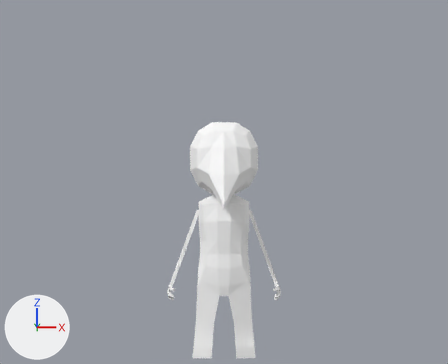
A saved change to the Blender file Resources/enemies/impKing/impKingBlend.blend.
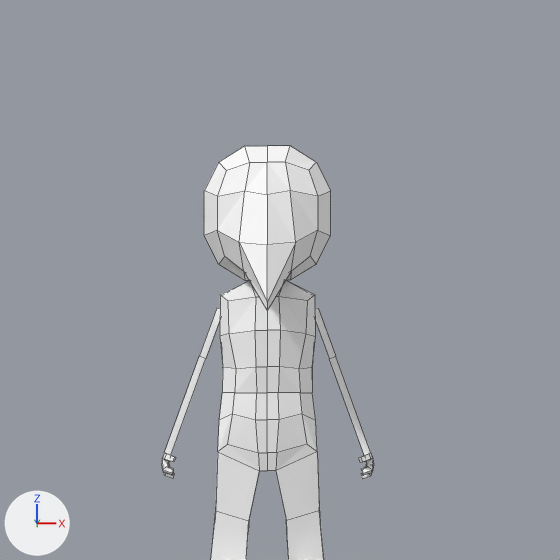
Each version appears first from the file's camera 'Camera.001', and next in a close-up on the part from 18% to 85% of the width and 12% to 94% of the height. Lighting does not change. The marker at lower left points along +X, +Y and +Z. The close-ups show mesh edges as thin lines.
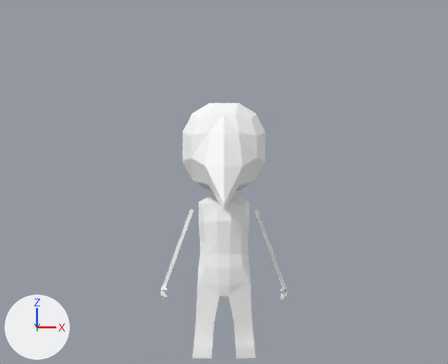
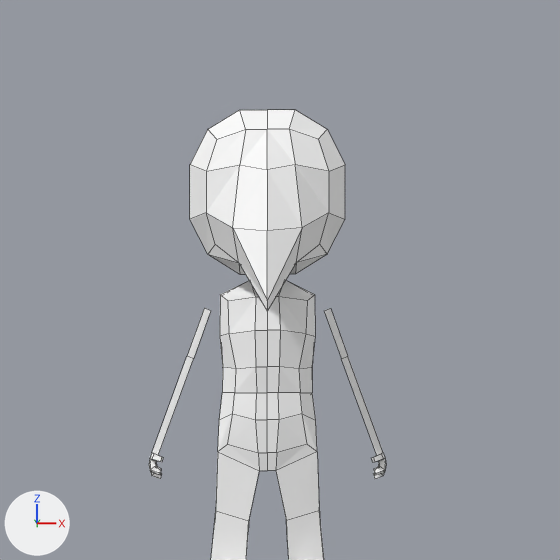
Boxes (x1, y1, x2, y2) around the edits, measured in the close-ups (560 x 560 px; the box of a moved part takes in the faces that stretch with it):
'Cube.018', reshaped: before (161, 146, 374, 560); after (149, 110, 386, 560)
part 1 of me_cube_018, moved or reshaped: before (315, 308, 374, 479); after (324, 308, 386, 479)
part 2 of me_cube_018, moved or reshaped: before (161, 308, 220, 479); after (149, 308, 211, 479)
part 3 of me_cube_018, rebuilt (22% wider, 22% taller): before (204, 146, 331, 311); after (190, 110, 345, 311)

The change, as a diff of the scene's bpy script:
```diff
--- a/Resources/enemies/impKing/impKingBlend.blend.py
+++ b/Resources/enemies/impKing/impKingBlend.blend.py
@@ me_cube_018 @@
 # used by ob_cube_018; location = (0.0, 0.0, 0.0); scale = (0.9, 0.9, 0.9)
-me_cube_018.from_pydata(...)  # 320 vertices, 302 faces; spans x -1.9..1.9, y -2.64..1.05, z -0.02..7.88
+me_cube_018.from_pydata(...)  # 334 vertices, 318 faces; spans x -2.13..2.13, y -3.22..1.29, z -0.02..8.53
+# me_cube_018 part 1: the loose piece of 52 vertices spanning x 0.79..1.9, y -0.31..0.23, z 1.92..4.98 is moved by (0.22, 0.0, 0.0)
+# me_cube_018 part 2: the loose piece of 52 vertices spanning x -1.9..-0.79, y -0.31..0.23, z 1.92..4.98 is moved by (-0.22, 0.0, 0.0)
+# me_cube_018 part 3: the loose piece of 64 vertices spanning x -1.14..1.14, y -2.64..1.05, z 4.93..7.88 is rebuilt with 64 vertices and now spans x -1.39..1.39, y -3.22..1.29, z 4.92..8.53
 me_cube_018.materials.append(mat_soldierarmor)
```
